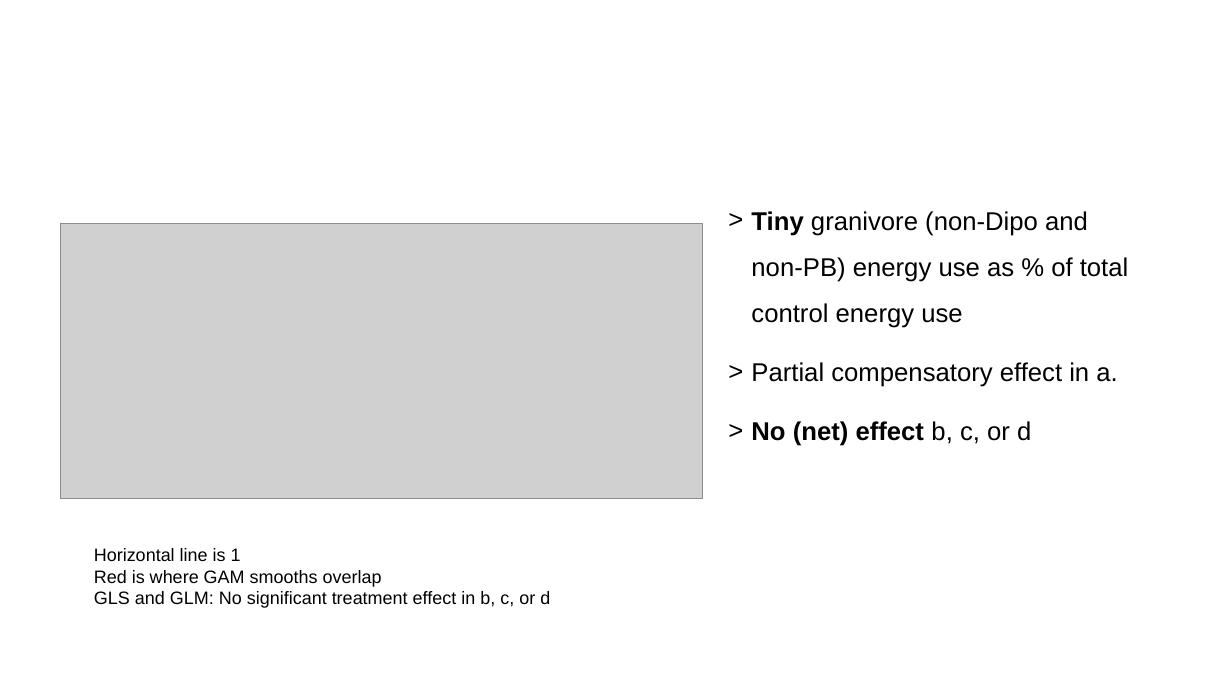
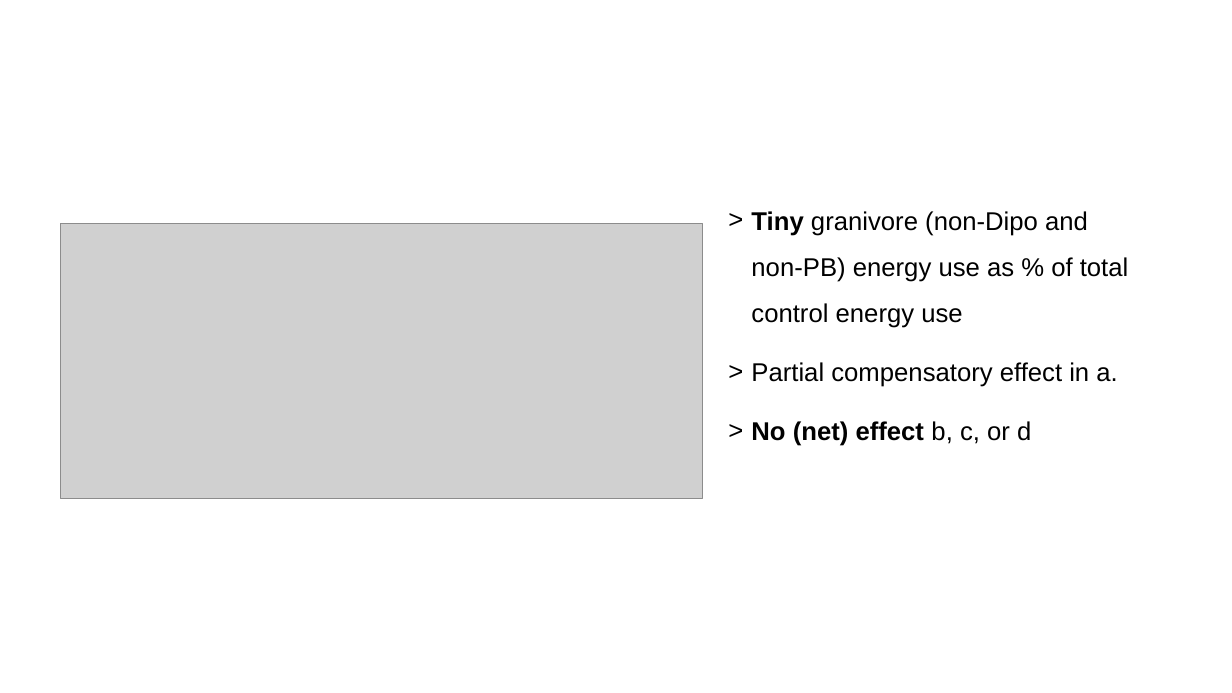
Before and after one commit to diazrenata/squareone, a slide deck: slide 13 of scaffold/old/talk_feb_2.pptx. Drawn at 1232x693 pixels with LibreOffice and Linux fonts; fonts in the diff are those of the drawing; grey boxes stand for pictures. Boxes give left, top, right and bottom in pixels: in the first picture for what was removed or moved away, otherwise in the second. Text is boxed around its words. In the diff, an @@ line names an element or a change of style, - is before the commit and + after.

```diff
--- a/scaffold/old/talk_feb_2.pptx
+++ b/scaffold/old/talk_feb_2.pptx
@@ text removed at [94,548,550,608] @@
-Horizontal line is 1
-Red is where GAM smooths overlap
-GLS and GLM: No significant treatment effect in b, c, or d
```
Also in this commit, not shown: 4 other slides changed, 30 other files.
